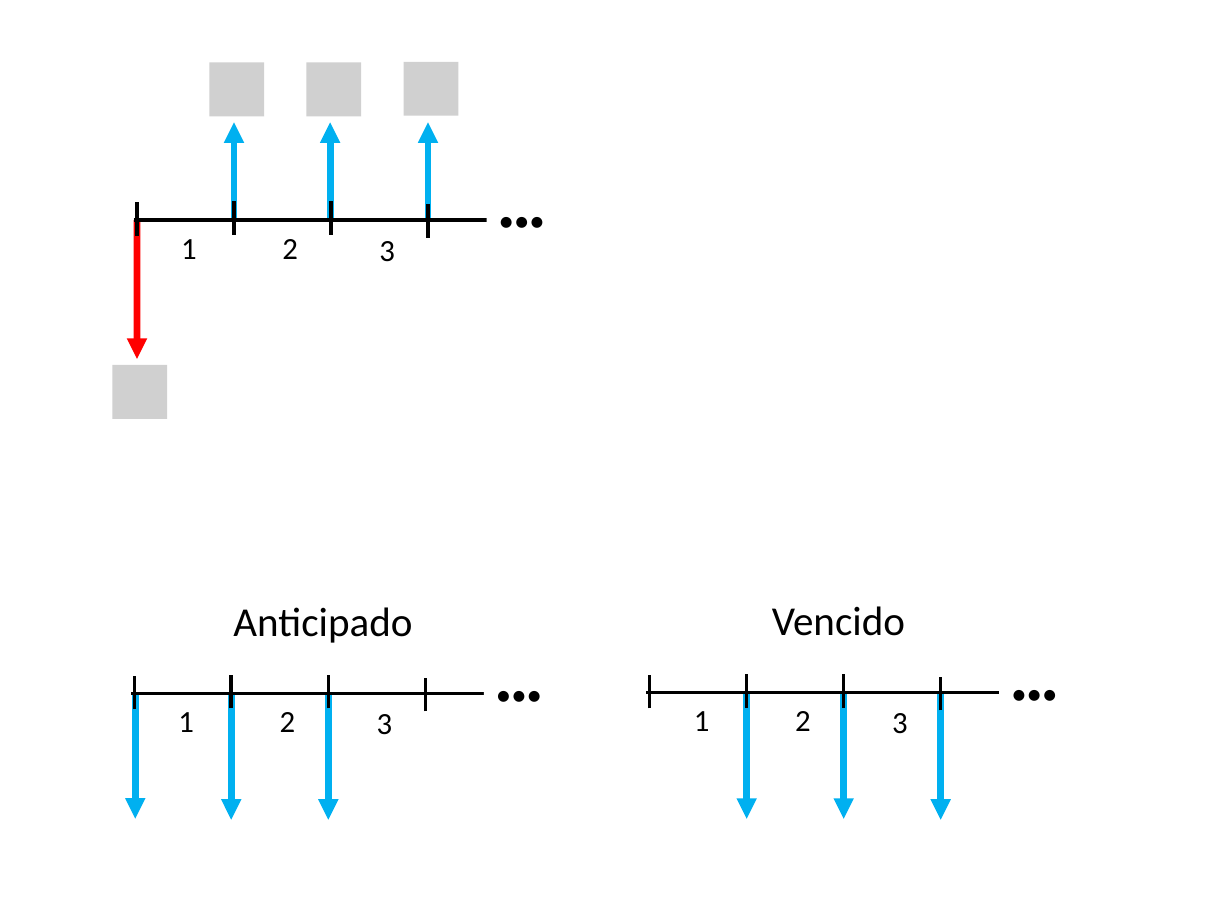
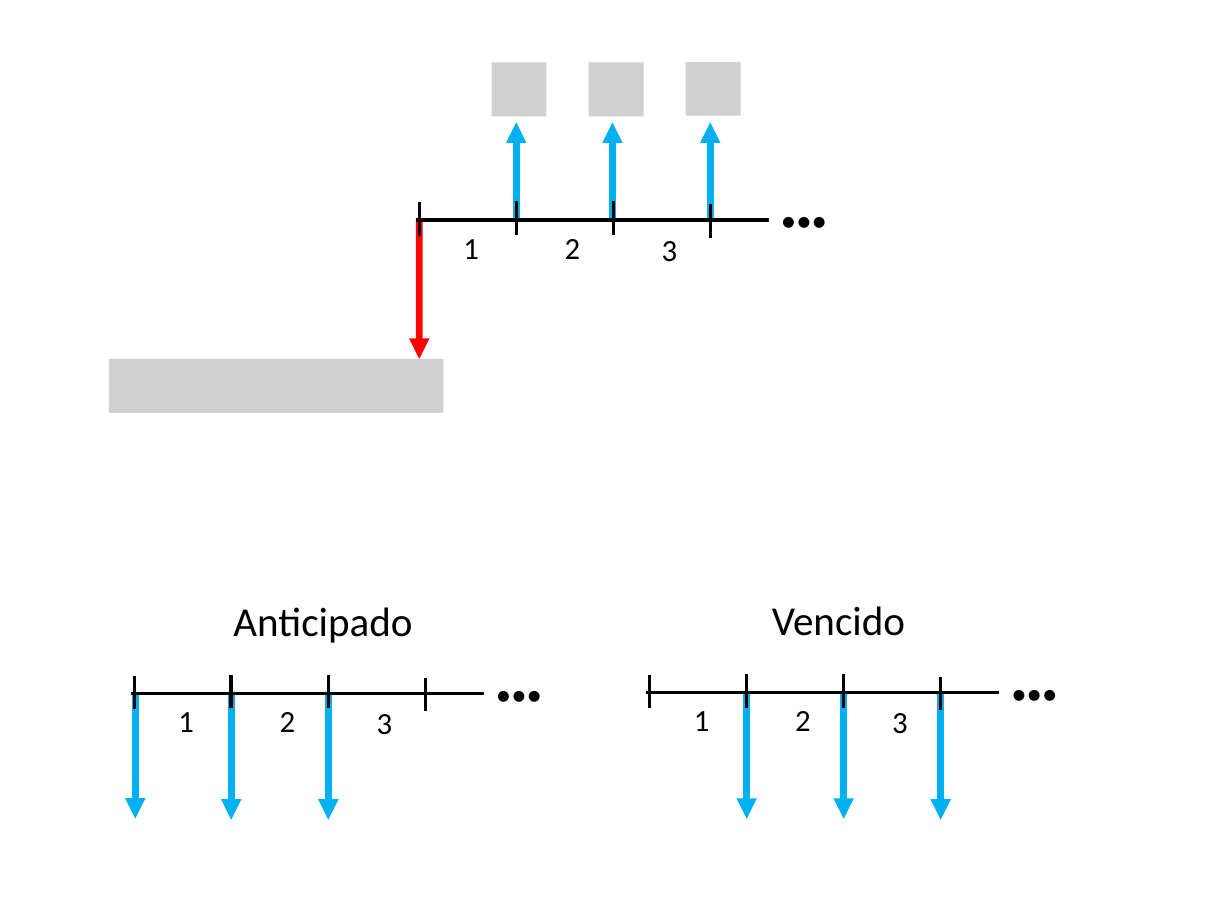
Before and after one commit to hagarciag/ingenieria-economica, a slide deck: slide 7 of images/graficas.pptx. Drawn at 1232x924 pixels with LibreOffice and Linux fonts; fonts in the diff are those of the drawing; grey boxes stand for pictures. Boxes give left, top, right and bottom in pixels: in the first picture for what was removed or moved away, otherwise in the second. Text is boxed around its words. In the diff, an @@ line names an element or a change of style, - is before the commit and + after.

```diff
--- a/images/graficas.pptx
+++ b/images/graficas.pptx
@@ picture removed at bbox=[209, 63, 264, 117] @@
@@ picture removed at bbox=[307, 63, 361, 117] @@
@@ picture removed at bbox=[404, 62, 458, 116] @@
@@ picture added at bbox=[492, 63, 546, 117] @@
@@ picture added at bbox=[589, 63, 643, 117] @@
@@ picture added at bbox=[686, 62, 740, 116] @@
@@ 2 lines, 1 text, 1 arrow: place and size @@
-2 lines, 1 text, 1 arrow at bbox=[282, 122, 428, 259]
+2 lines, 1 text, 1 arrow at bbox=[565, 122, 711, 259]
@@ text "•••" rewrapped from bbox=[487, 195, 558, 244] to bbox=[769, 195, 1077, 244] @@
@@ 3 arrows, 3 lines, 2 texts: place and size @@
-3 arrows, 3 lines, 2 texts at bbox=[134, 122, 506, 359]
+3 arrows, 3 lines, 2 texts at bbox=[416, 122, 790, 359]
@@ picture added at bbox=[108, 359, 444, 413] @@
@@ picture removed at bbox=[112, 365, 168, 419] @@
```
Also in this commit, not shown: 4 other slides changed, 7 other files.
